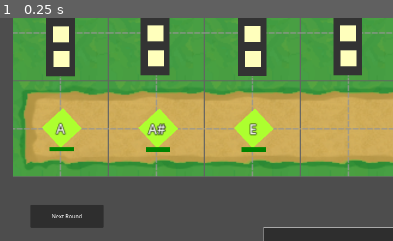
Above: before the commit, frame 1.
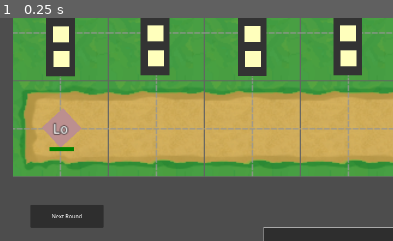
Above: after the commit, the same moment.

Repository: levyy7/Phantom-Frequencies
Game: Godot game, scene res://main_scene.tscn
The game is run twice, just before and just after one commit, with the same random seed, the same clock (stepped at 60 frames per second) and the same inputs.
Inputs:
- Up to frame 1 (0.25 s): no input
The pictures show only the part of the screen within x 0-50%, y 9-59%; the shares and areas given below are measured in that part.

The runs differ from the first frame. In frame 1, 3.0% of the frame differs, in the area x 10-70%, y 40-61%.

Commit message:
fixed spacing

Diff:
--- a/enemy/Enemy.tscn
+++ b/enemy/Enemy.tscn
@@ -75,16 +75,22 @@
 
 [node name="DescriptionPanel" type="Panel" parent="."]
 visible = false
-offset_left = -92.0
-offset_top = 25.0
-offset_right = 94.0
-offset_bottom = 93.0
+offset_left = -53.0
+offset_top = 24.0
+offset_right = 56.0
+offset_bottom = 98.0
+size_flags_vertical = 2
+size_flags_stretch_ratio = 2.51
 
 [node name="DescriptionText" type="Label" parent="DescriptionPanel"]
-layout_mode = 0
-offset_right = 183.0
-offset_bottom = 64.0
+offset_left = -1.0
+offset_top = 1.0
+offset_right = 110.0
+offset_bottom = 88.0
+text = "
+adadada"
 label_settings = SubResource("LabelSettings_q3u10")
 horizontal_alignment = 1
+autowrap_mode = 2
 
 [connection signal="gui_input" from="ColorRect/Control" to="." method="_on_control_gui_input"]
--- a/enemy/damage/interval_pref.gd
+++ b/enemy/damage/interval_pref.gd
@@ -15,6 +15,6 @@
 
 
 func init(intervalSize):
-	description="A interval of "+str(interval)+" semitones"
+	description="A interval of "+str(intervalSize)+" semitones"
 	interval=intervalSize
 	text="I"+str(interval)
--- a/enemy/enemy.gd
+++ b/enemy/enemy.gd
@@ -27,7 +27,7 @@
 	return "".join(texts)
 
 static func prefToDesc(preferences):
-	var texts=["This ghost wants to hear the following in order:\n"]
+	var texts=["I want to hear these in order:\n"]
 	for pref in preferences:
 		texts.append("-"+pref.description+"\n")
 	return "".join(texts)
--- a/main_scene.gd
+++ b/main_scene.gd
@@ -5,8 +5,10 @@
 var upcomingGhosts = []
 var level0 = Level.create_level("level0","introduces pitches",8,["Hi","Lo","Lo"],["Hi","Lo->Hi->Hi","Lo->Lo->Hi","Lo->Hi->Hi","Lo->Lo->Hi"])
 var levelTest = Level.create_level("levelT","",8,["A","A#","E"],["Hi","Oc->Hi->Hi","Lo->Lo->Hi","Lo->Hi->Hi","Lo->Lo->Hi"])
+var levelTest2 = Level.create_level("levelT","",8,["Lo"],["Hi","Lo->Hi","Hi->Lo->Lo","A","A->E","A->C","A->C->E","I3","I7","I3->C->Hi"])
 
-var levels = [level0,levelTest]
+
+var levels = [level0,levelTest2]
 func init_level(level):
 	var initalGhosts = level.getInitialGhosts()
 	upcomingGhosts = level.getUpcomingGhosts()
